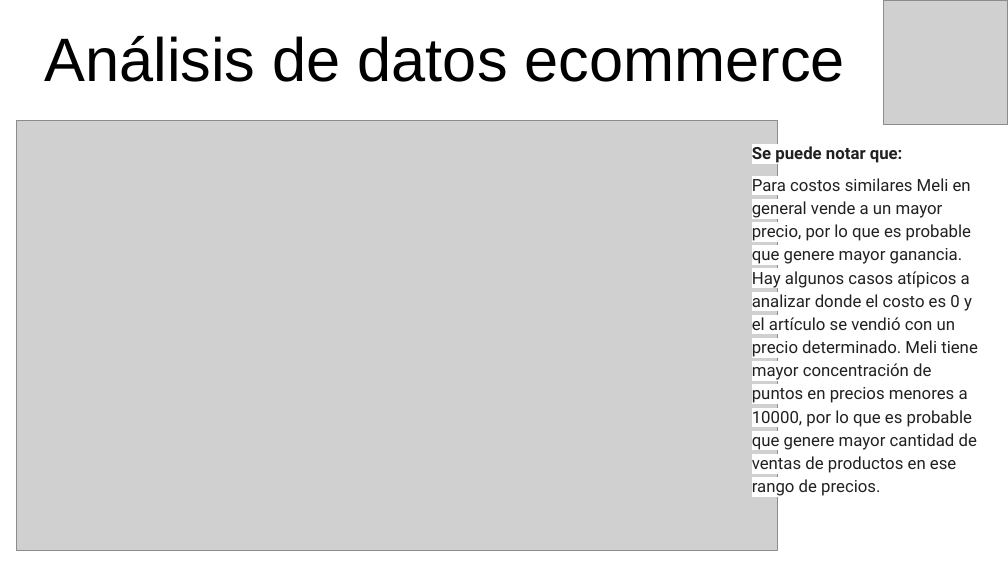
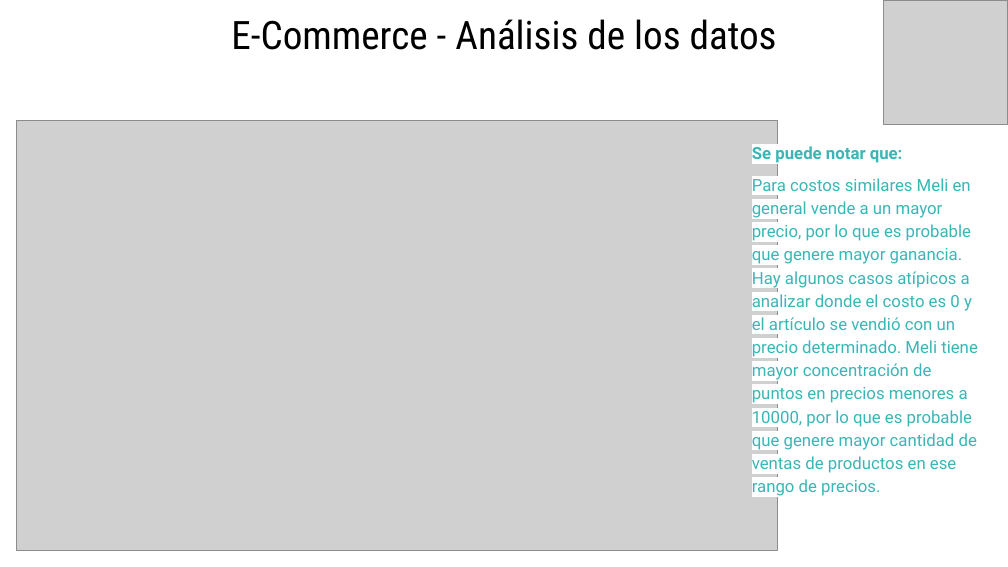
Before and after one commit to eliasguillermo/ds-ecommerce, a slide deck: slide 14 of PROYECTO FINAL - PRESENTANCION GERENCIAL.pptx (slide 12 before the commit). Drawn at 1008x567 pixels with LibreOffice and Linux fonts; fonts in the diff are those of the drawing; grey boxes stand for pictures. Boxes give left, top, right and bottom in pixels: in the first picture for what was removed or moved away, otherwise in the second. Text is boxed around its words. In the diff, an @@ line names an element or a change of style, - is before the commit and + after.

```diff
--- a/PROYECTO FINAL - PRESENTANCION GERENCIAL.pptx
+++ b/PROYECTO FINAL - PRESENTANCION GERENCIAL.pptx
@@ text "E-Commerce - Análisis de los ..." at [231,19,777,50]: vertical alignment bottom to top @@
@@ text at [231,19,777,50]: text changed; size 43.8 to 28 pt; font Arial to Roboto Condensed @@
-Análisis de datos ecommerce
+E-Commerce - Análisis de los datos
@@ text "Se puede notar que:" at [752,146,978,496]: text colour #212121 to #39B6B5 @@
```
Also in this commit, not shown: 11 other slides changed, 9 slides added, 10 slides removed.
